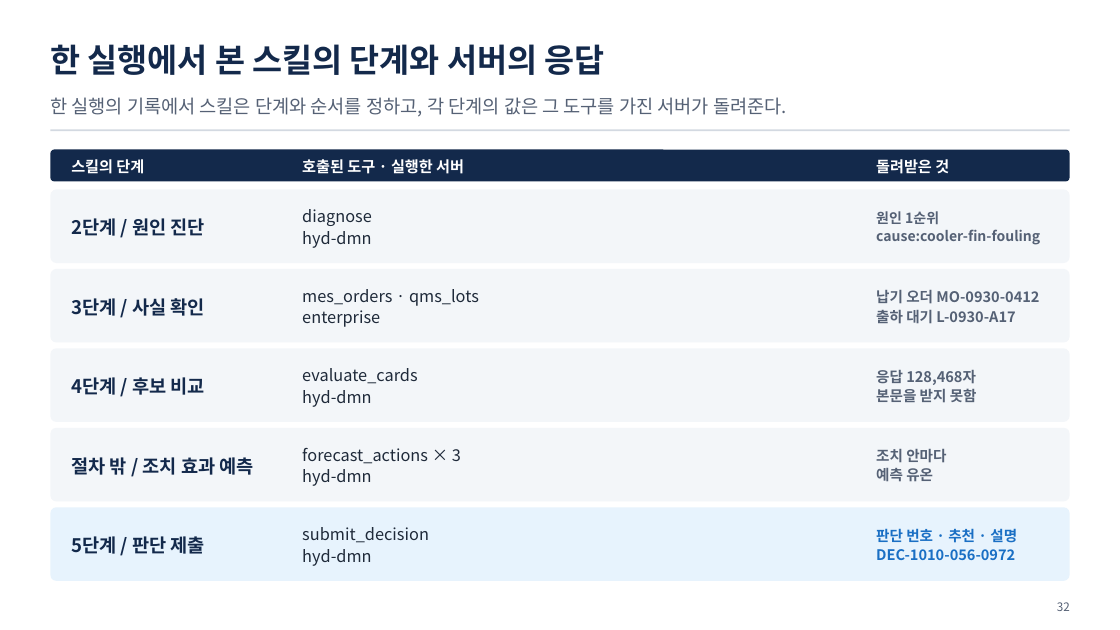
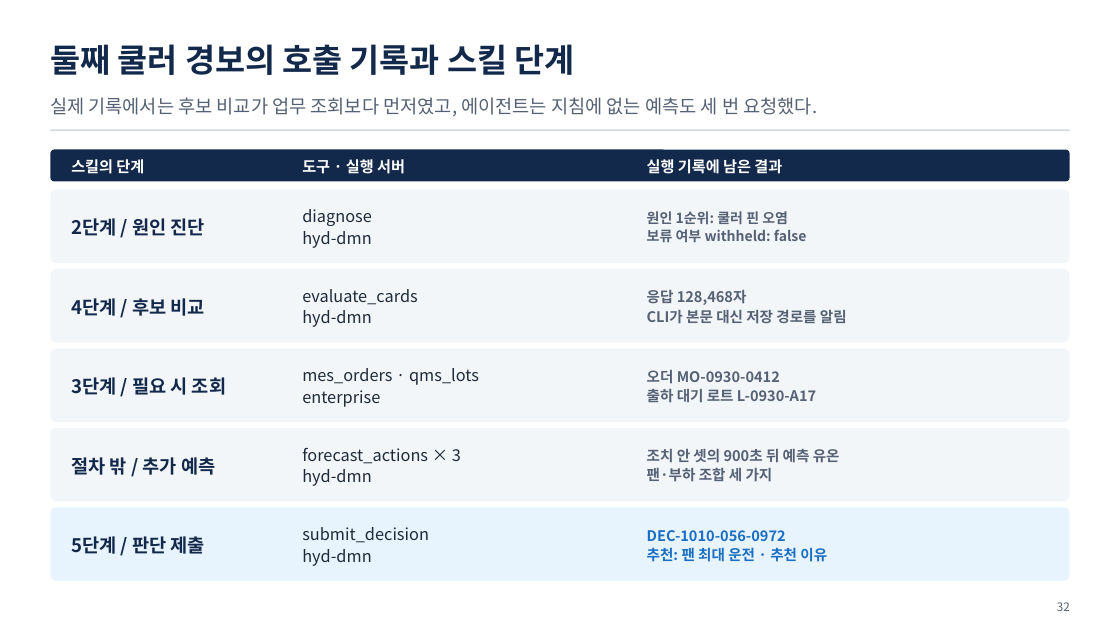
Before and after one commit to uengine-oss/hyd-iot-edu, a slide deck: slide 32 of workspace/강의제작/산출물/통합반/이론_오프라인/06회차/통합반_오프라인_06회차.pptx. Drawn at 1120x630 pixels with LibreOffice and Linux fonts; fonts in the diff are those of the drawing. Boxes give left, top, right and bottom in pixels: in the first picture for what was removed or moved away, otherwise in the second. Text is boxed around its words. In the diff, an @@ line names an element or a change of style, - is before the commit and + after.

Commit message:
통합반 현장 6회차 29~32장 스킬에 적힌 순서와 실제 실행 순서·열어 본 근거를 호출 기록으로 구별하는 화면과 노트를 검증한다

```diff
--- a/workspace/강의제작/산출물/통합반/이론_오프라인/06회차/통합반_오프라인_06회차.pptx
+++ b/workspace/강의제작/산출물/통합반/이론_오프라인/06회차/통합반_오프라인_06회차.pptx
@@ text at [50, 44, 575, 75]: text changed @@
-한 실행에서 본 스킬의 단계와 서버의 응답
+둘째 쿨러 경보의 호출 기록과 스킬 단계
@@ text at [50, 97, 817, 117]: text changed @@
-한 실행의 기록에서 스킬은 단계와 순서를 정하고, 각 단계의 값은 그 도구를 가진 서버가 돌려준다.
+실제 기록에서는 후보 비교가 업무 조회보다 먼저였고, 에이전트는 지침에 없는 예측도 세 번 요청했다.
@@ text at [302, 159, 405, 174]: text changed @@
-호출된 도구 · 실행한 서버
+도구 · 실행 서버
@@ text at [647, 159, 782, 174]: text changed @@
-돌려받은 것
+실행 기록에 남은 결과
@@ text at [647, 211, 807, 242]: text changed @@
-원인 1순위
-cause:cooler-fin-fouling
+원인 1순위: 쿨러 핀 오염
+보류 여부 withheld: false
@@ text "4단계 / 후보 비교": place and size @@
-text "4단계 / 후보 비교" at [71, 377, 205, 395]
+text "4단계 / 후보 비교" at [71, 298, 205, 316]
@@ text "evaluate_cards": place and size @@
-text "evaluate_cards" at [302, 368, 418, 407]
+text "evaluate_cards" at [302, 289, 418, 327]
@@ text removed at [71, 298, 205, 316] @@
-3단계 / 사실 확인
@@ text added at [647, 290, 847, 324], 12.5 pt, text #556175, bold @@
+응답 128,468자
+CLI가 본문 대신 저장 경로를 알림
@@ text "mes_orders · qms_lots": place and size @@
-text "mes_orders · qms_lots" at [302, 289, 479, 327]
+text "mes_orders · qms_lots" at [302, 368, 479, 407]
@@ text added at [71, 377, 226, 395], 16 pt, text #13294B, bold @@
+3단계 / 필요 시 조회
@@ text at [647, 370, 816, 403]: text changed @@
-납기 오더 MO-0930-0412
-출하 대기 L-0930-A17
+오더 MO-0930-0412
+출하 대기 로트 L-0930-A17
@@ text removed at [876, 370, 977, 403] @@
-응답 128,468자
-본문을 받지 못함
@@ text at [647, 449, 840, 482]: text changed @@
-조치 안마다
-예측 유온
+조치 안 셋의 900초 뒤 예측 유온
+팬·부하 조합 세 가지
@@ text at [71, 457, 215, 475]: text changed @@
-절차 밖 / 조치 효과 예측
+절차 밖 / 추가 예측
@@ text "DEC-1010-056-0972": place and size @@
-text "DEC-1010-056-0972" at [876, 528, 1017, 560]
+text "DEC-1010-056-0972" at [647, 530, 827, 562]
@@ text at [876, 528, 1017, 543]: paragraph removed @@
-판단 번호 · 추천 · 설명
@@ text at [647, 547, 827, 562]: paragraph added @@
+추천: 팬 최대 운전 · 추천 이유
```
Also in this commit, not shown: 3 other slides changed, 11 other files.
